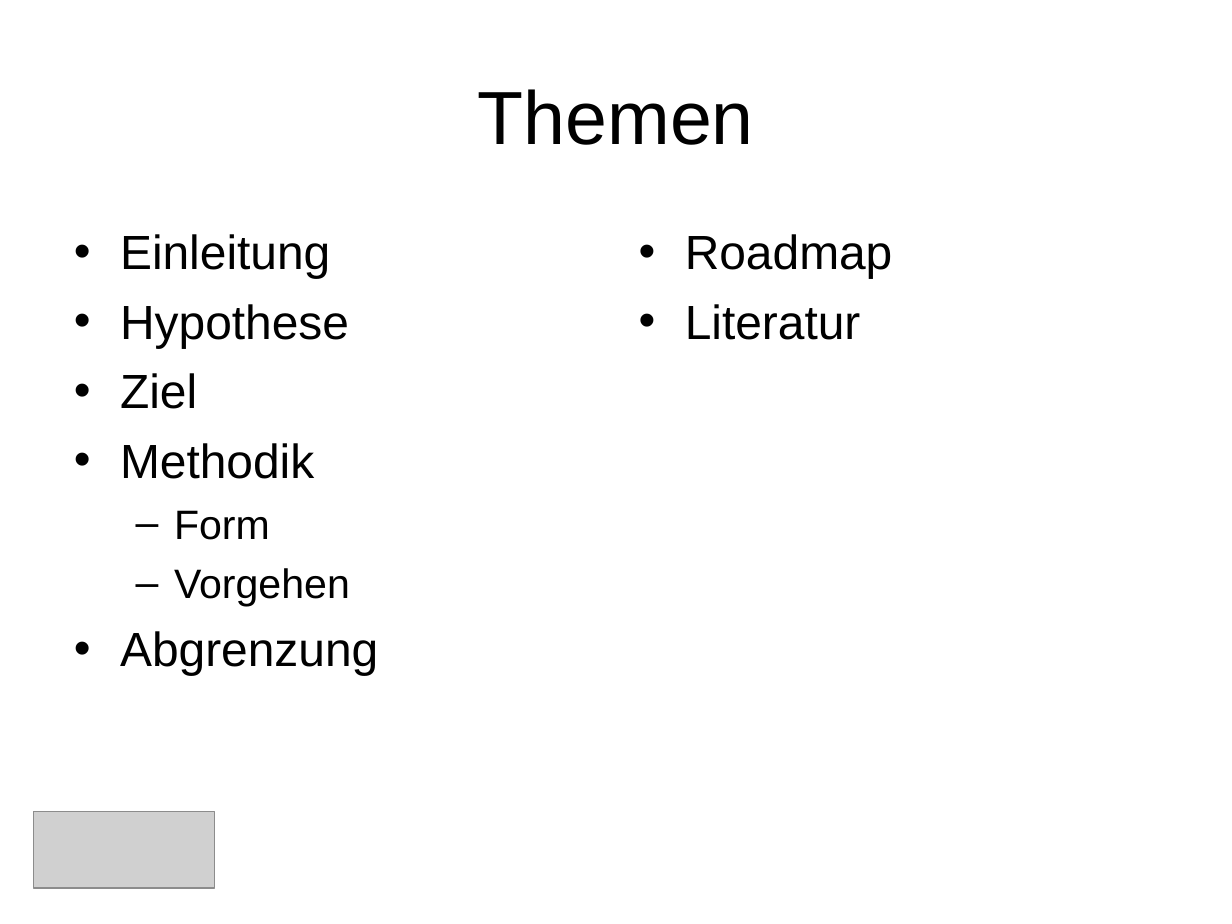
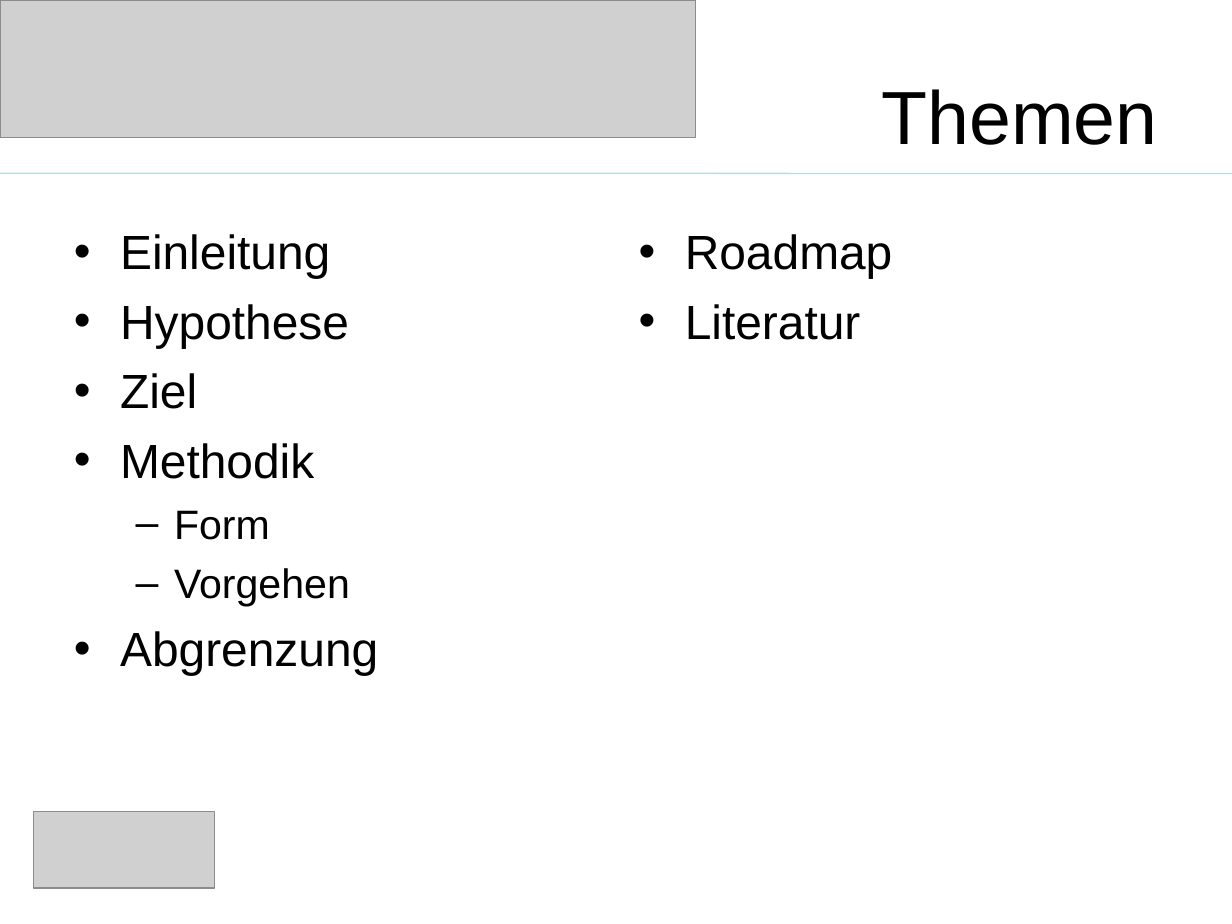
Before and after one commit to saw303/masterstudy, a slide deck: slide 2 of disposition/Präsentation.ppt. Drawn at 1232x924 pixels with LibreOffice and Linux fonts; fonts in the diff are those of the drawing; grey boxes stand for pictures. Boxes give left, top, right and bottom in pixels: in the first picture for what was removed or moved away, otherwise in the second. Text is boxed around its words. In the diff, an @@ line names an element or a change of style, - is before the commit and + after.

```diff
--- a/disposition/Präsentation.ppt
+++ b/disposition/Präsentation.ppt
@@ picture added at <box>0,0,696,137</box> @@
@@ title "Themen" at <box>882,89,1158,145</box>: alignment centre to right @@
@@ line added from (0, 174) to (1232, 174), #B6DCDF 0.74 pt @@
```
Also in this commit, not shown: 12 other slides changed, 1 slide added, 1 slide removed.
